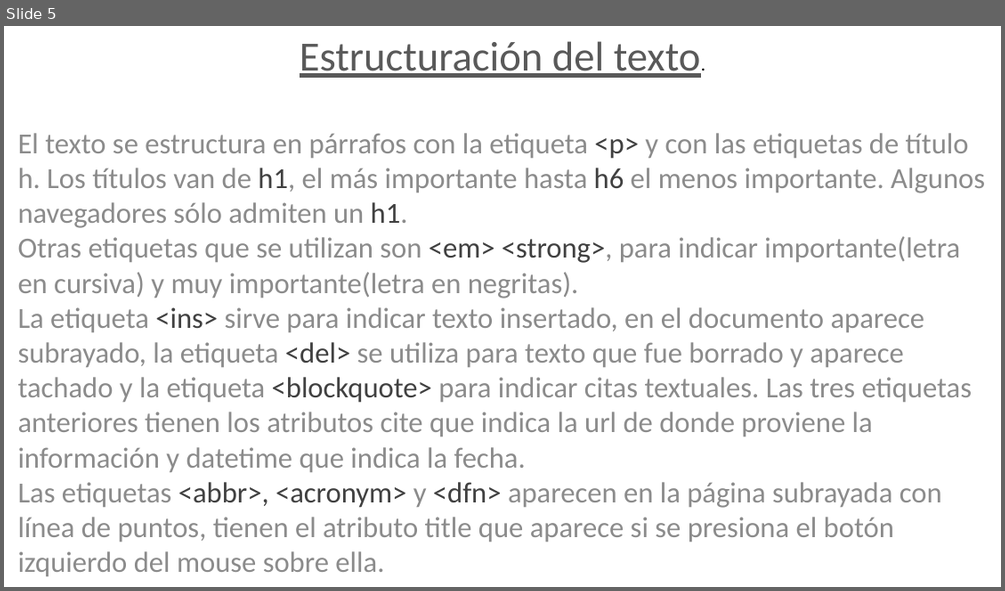
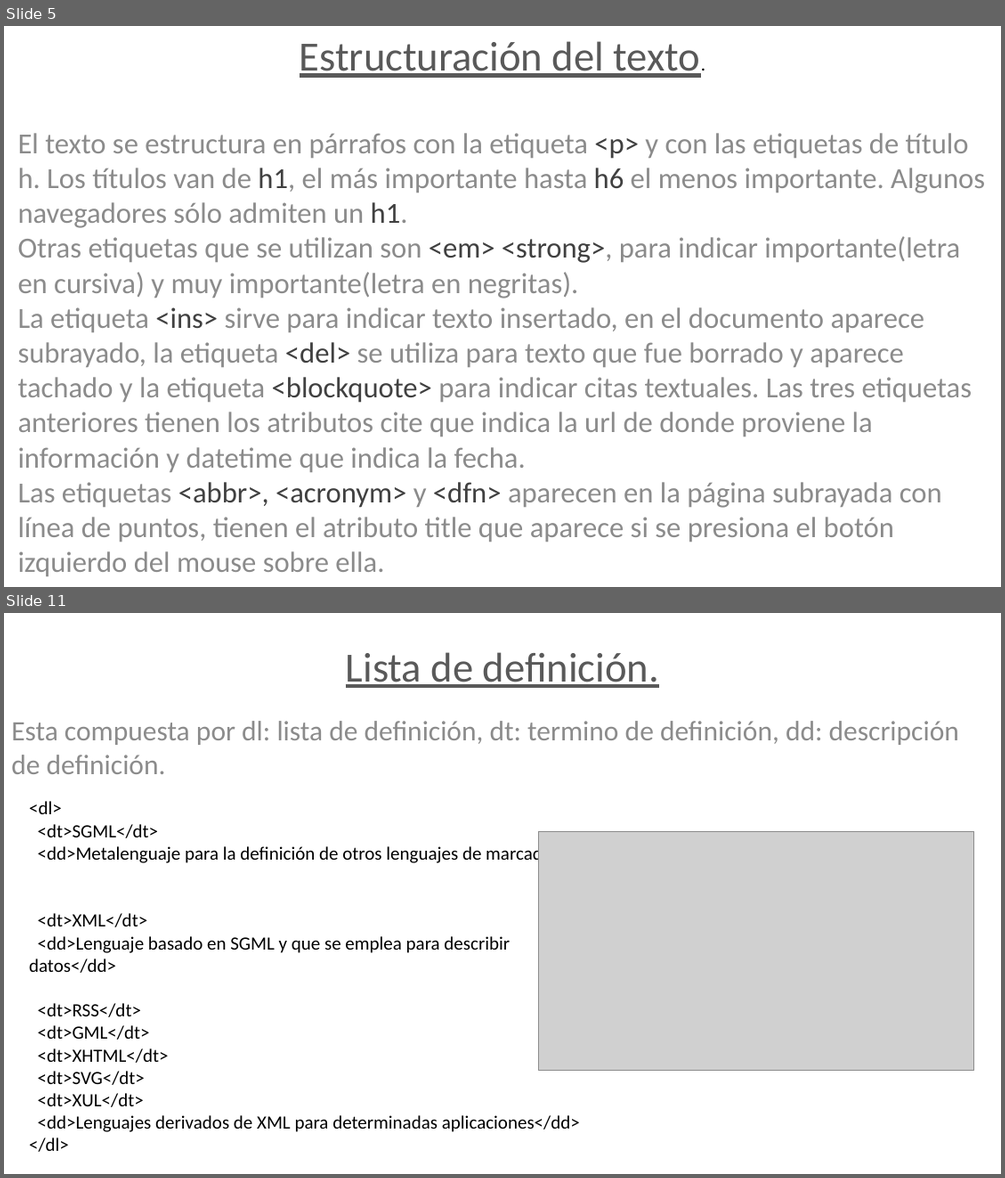
Before and after one commit to juanjomac/ApunteHtml, a slide deck: Presentación1.pptx. Shown one above the other, each under a label of ours: slide 5 before the commit, slides 5 and 11 after it; the slides between them are not shown. The pictures are 1005x591 and 1005x1178 pixels, drawn with LibreOffice and Linux fonts; fonts in the diff are those of the drawing; grey boxes stand for pictures. Boxes give left, top, right and bottom in pixels: in the first picture for what was removed or moved away, otherwise in the second. Text is boxed around its words. In the diff, an @@ line names an element or a change of style, - is before the commit and + after.

```diff
--- a/Presentación1.pptx
+++ b/Presentación1.pptx
@@ slide 11 added at [4,613,1001,1174], background #FFFFFF @@
@@ text added at [11,652,959,774], 27 pt, text #8C8C8C @@
+Lista de definición.
+Esta compuesta por dl: lista de definición, dt: termino de definición, dd: descripción de definición.
@@ text added at [29,801,598,1151], 18 pt, text #000000 @@
+<dl>
+<dt>SGML</dt>
+<dd>Metalenguaje para la definición de otros lenguajes de marcado</dd>
+<dt>XML</dt>
+<dd>Lenguaje basado en SGML y que se emplea para describir datos</dd>
+<dt>RSS</dt>
+<dt>GML</dt>
+<dt>XHTML</dt>
+<dt>SVG</dt>
+<dt>XUL</dt>
+<dd>Lenguajes derivados de XML para determinadas aplicaciones</dd>
+</dl>
@@ picture added at [539,831,974,1070] @@
```
Also in this commit, not shown: 1 slide changed, 11 other slides added, 1 slide removed.
